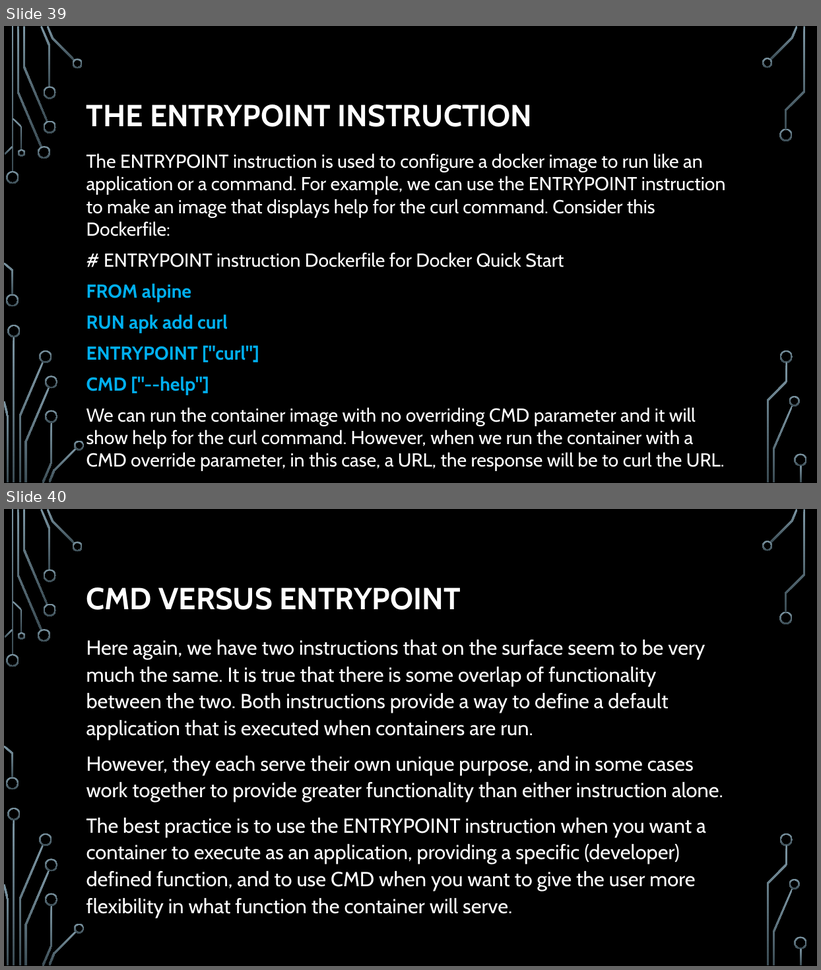
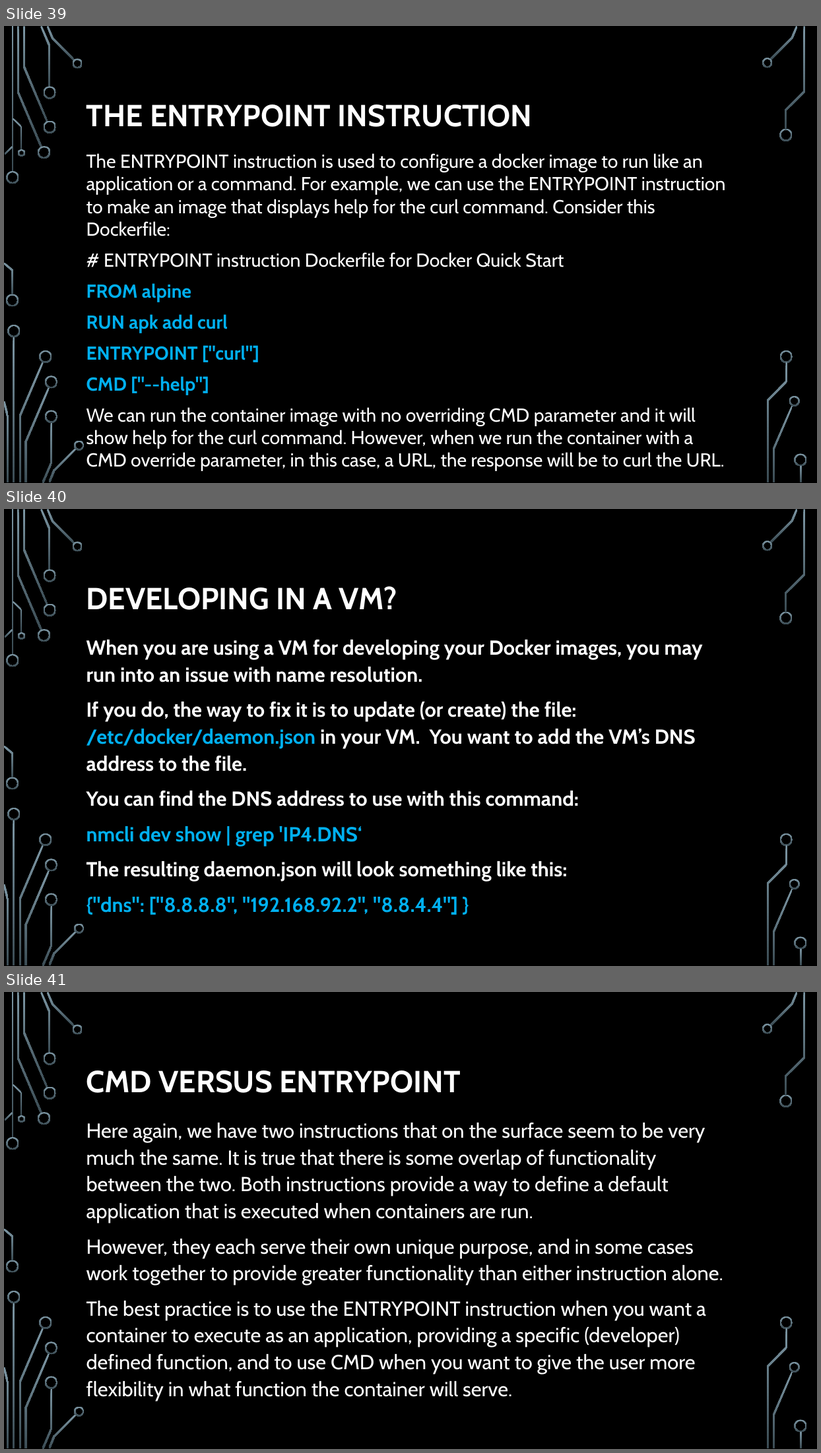
Before and after one commit to EarlWaud/LiveDockerTraining, a slide deck: Chapter 03 - Creating Docker Images.pptx. Shown one above the other, each under a label of ours: slides 39 and 40 before the commit, slides 39, 40 and 41 after it. The pictures are 821x970 and 821x1453 pixels, drawn with LibreOffice and Linux fonts; fonts in the diff are those of the drawing; background and template pictures are left out. Boxes give left, top, right and bottom in pixels: in the first picture for what was removed or moved away, otherwise in the second. Text is boxed around its words. In the diff, an @@ line names an element or a change of style, - is before the commit and + after.

```diff
--- a/Chapter 03 - Creating Docker Images.pptx
+++ b/Chapter 03 - Creating Docker Images.pptx
@@ slide 40 added at <box>4,509,817,966</box>, background picture (left out); not listed: 36 template elements that a slide beside it also shows @@
@@ title added at <box>86,586,397,610</box>, 36 pt, text #FFFFFF, bold @@
+DEVELOPING IN A VM?
@@ text added at <box>86,640,703,916</box>, 24 pt, text #FFFFFF, bold @@
+When you are using a VM for developing your Docker images, you may run into an issue with name resolution.
+If you do, the way to fix it is to update (or create) the file: /etc/docker/daemon.json in your VM. You want to add the VM’s DNS address to the file.
+You can find the DNS address to use with this command:
+nmcli dev show | grep 'IP4.DNS‘
+The resulting daemon.json will look something like this:
+{"dns": ["8.8.8.8", "192.168.92.2", "8.8.4.4"] }
@@ what was slide 40 is now slide 41 @@
```
Also in this commit, not shown: 3 slides changed.
